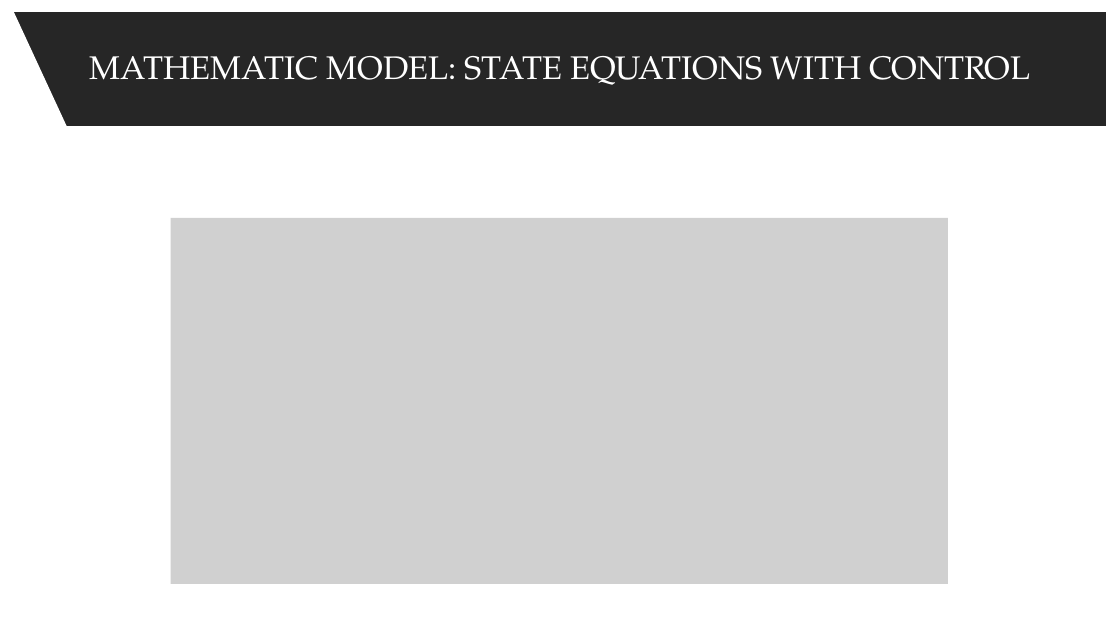
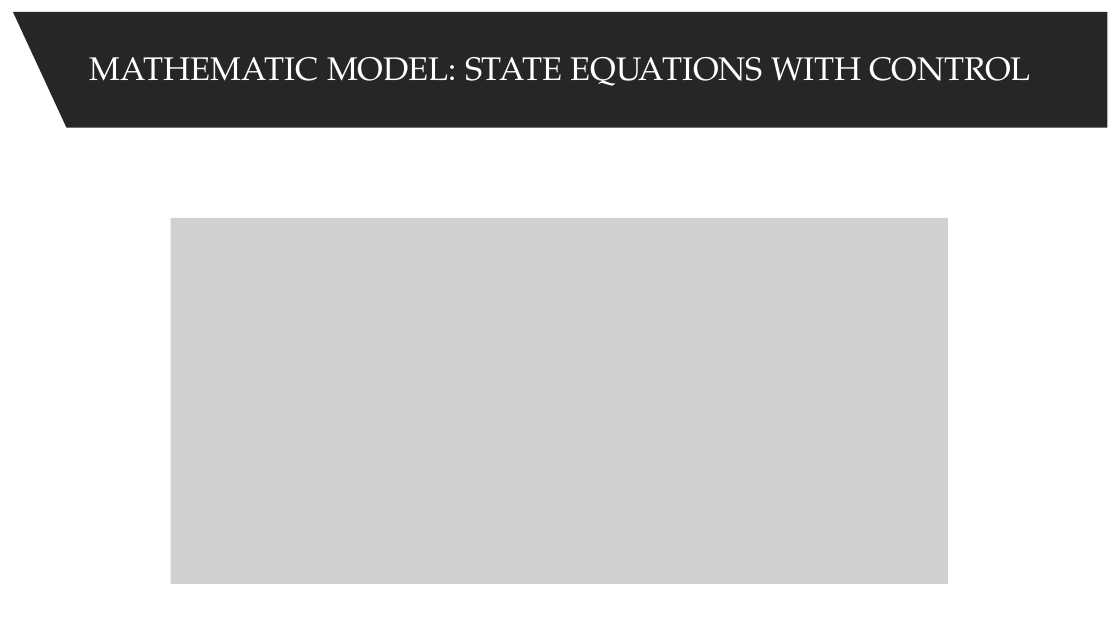
Before and after one commit to spbisc97/covid-optimal-control, a slide deck: slide 2 of PowerPoint/Optimal control strategies to prevent the hospital beds collapse during COVID-19 outbreak.pptx. Drawn at 1120x630 pixels with LibreOffice and Linux fonts; fonts in the diff are those of the drawing; grey boxes stand for pictures. Boxes give left, top, right and bottom in pixels: in the first picture for what was removed or moved away, otherwise in the second. Text is boxed around its words. In the diff, an @@ line names an element or a change of style, - is before the commit and + after.

Commit message:
TITLES ADDED

```diff
--- a/PowerPoint/Optimal control strategies to prevent the hospital beds collapse during COVID-19 outbreak.pptx
+++ b/PowerPoint/Optimal control strategies to prevent the hospital beds collapse during COVID-19 outbreak.pptx
@@ title removed at (13,11,1107,127) @@
-MATHEMATIC MODEL: STATE EQUATIONS WITH CONTROL
@@ freeform shape added at (13,12,1107,128), fill #262626, 28 pt, text #FFFFFF @@
+MATHEMATIC MODEL: STATE EQUATIONS WITH CONTROL
```
Also in this commit, not shown: 17 other slides changed, 1 slide added.
